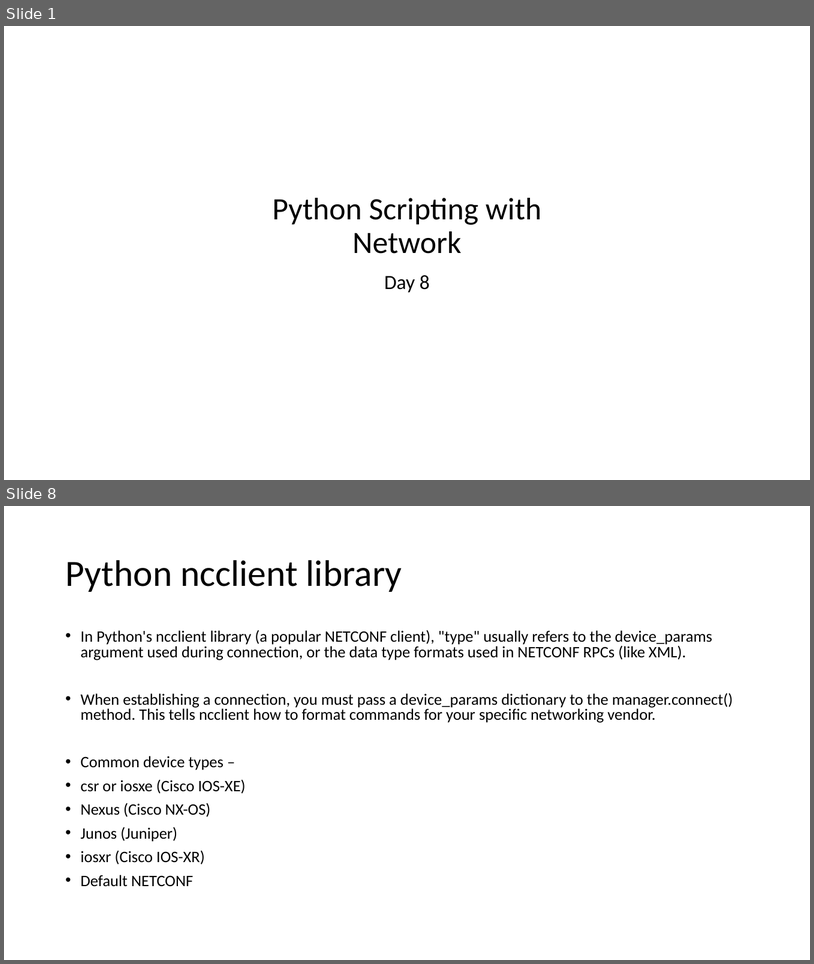
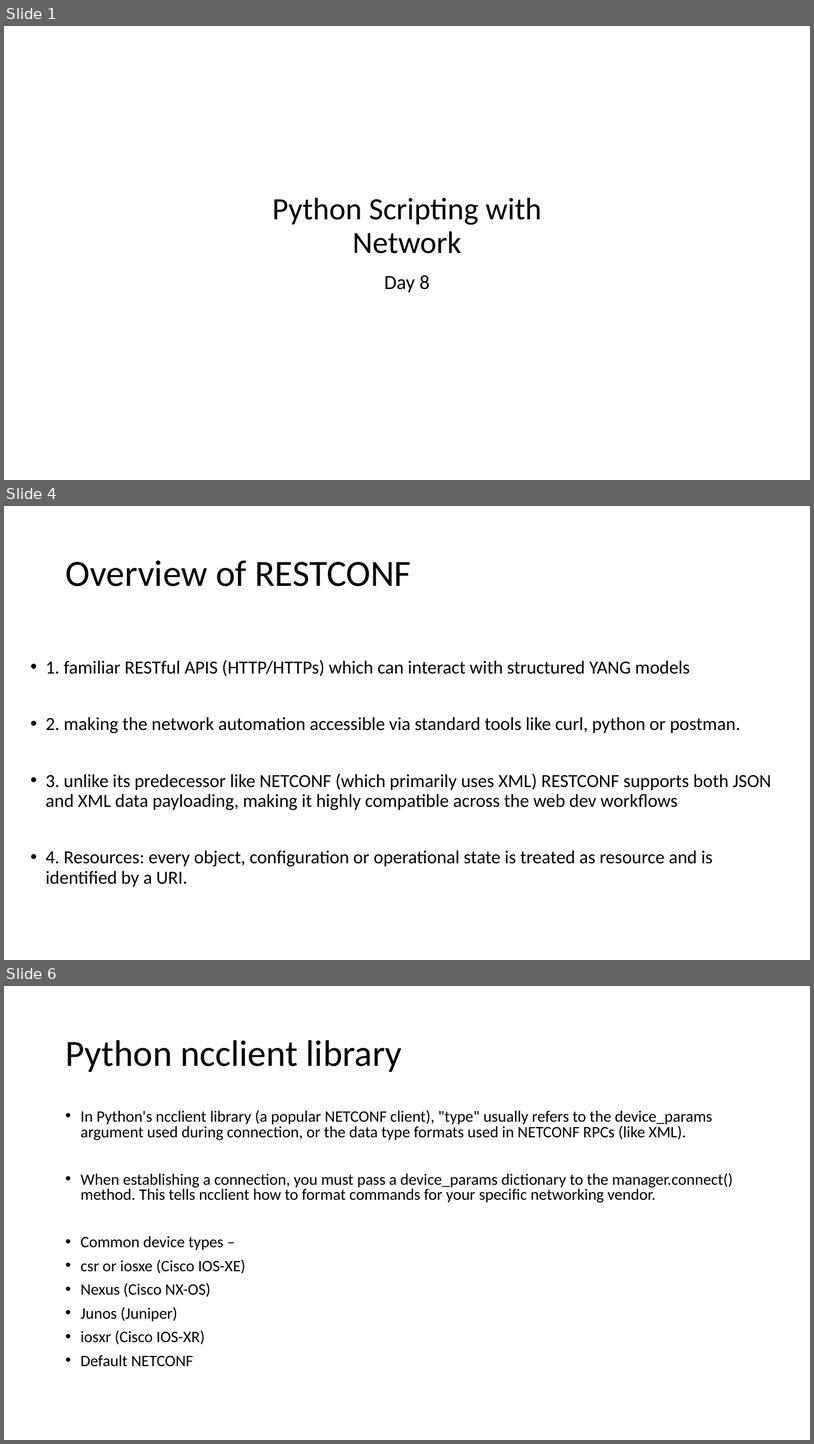
Before and after one commit to imcuteani/Python-Network-Automation, a slide deck: Slides/Day-8/Python Scripting for Networking - Day 8.pptx. Shown one above the other, each under a label of ours: slides 1 and 8 before the commit, slides 1, 4 and 6 after it; the slides between them are not shown. The pictures are 814x964 and 814x1444 pixels, drawn with LibreOffice and Linux fonts; fonts in the diff are those of the drawing; background and template pictures are left out. Boxes give left, top, right and bottom in pixels: in the first picture for what was removed or moved away, otherwise in the second. Text is boxed around its words. In the diff, an @@ line names an element or a change of style, - is before the commit and + after.

```diff
--- a/Slides/Day-8/Python Scripting for Networking - Day 8.pptx
+++ b/Slides/Day-8/Python Scripting for Networking - Day 8.pptx
@@ slide 4 added at <box>4,506,810,960</box>, background #FFFFFF @@
@@ title added at <box>65,560,411,586</box>, 44 pt, text #000000 @@
+Overview of RESTCONF
@@ text added at <box>45,660,771,886</box>, 22 pt, text #000000 @@
+• 1. familiar RESTful APIS (HTTP/HTTPs) which can interact with structured YANG models
+• 2. making the network automation accessible via standard tools like curl, python or postman.
+• 3. unlike its predecessor like NETCONF (which primarily uses XML) RESTCONF supports both JSON and XML data payloading, making it highly compatible across the web dev workflows
+• 4. Resources: every object, configuration or operational state is treated as resource and is identified by a URI.
@@ what was slide 8 is now slide 6 @@
```
Also in this commit, not shown: 1 slide changed, 2 other slides added, 5 slides removed, 1 other file.
